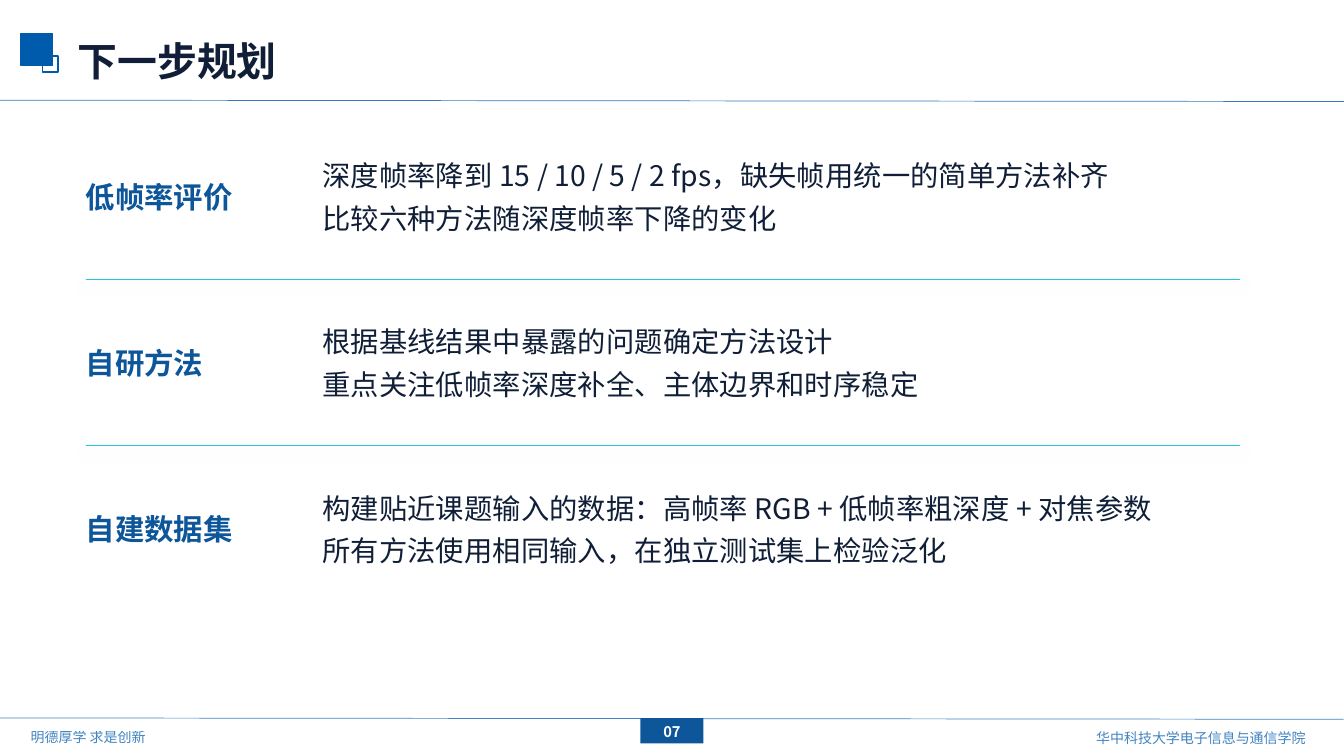
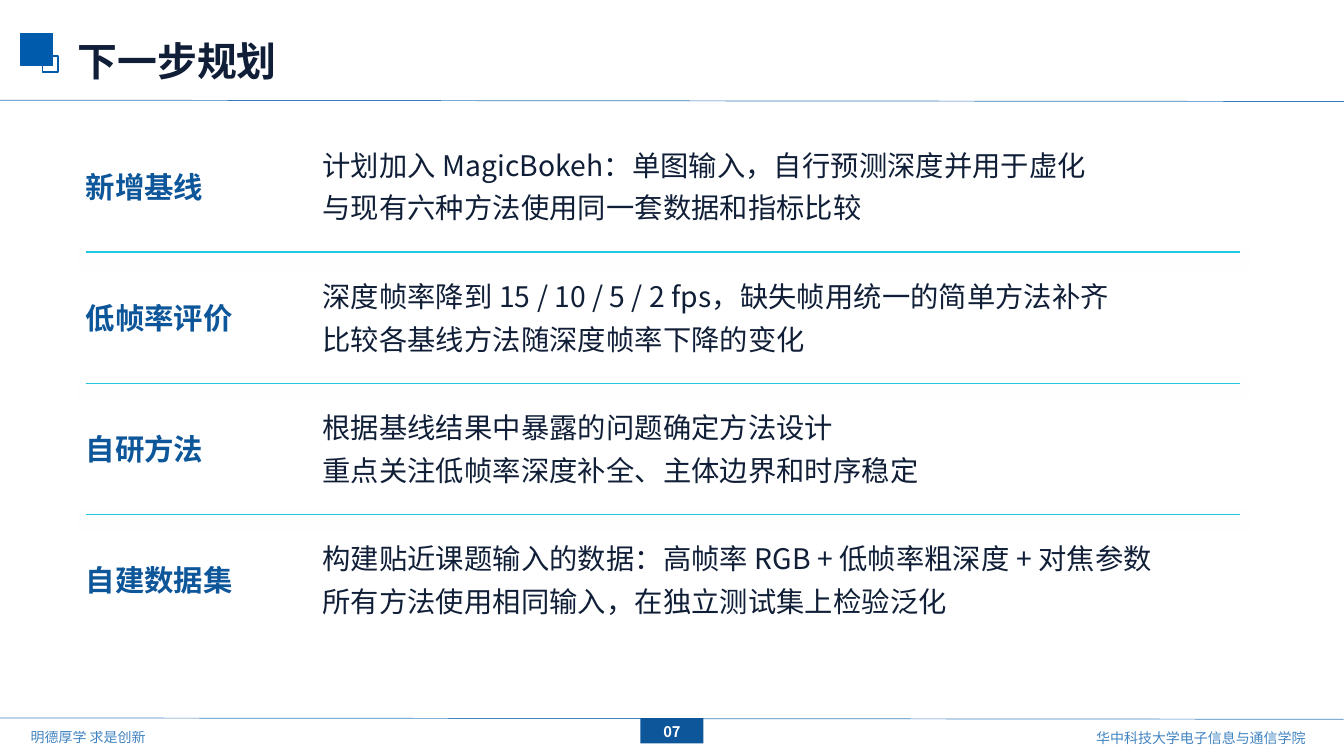
Before and after one commit to mengmcy1/OPPO-depth-guided-video-bokeh, a slide deck: slide 8 of 汇报/2026-09-30_基线方法复现结果/基线方法复现结果_0930.pptx. Drawn at 1344x756 pixels with LibreOffice and Linux fonts; fonts in the diff are those of the drawing; background and template pictures are left out. Boxes give left, top, right and bottom in pixels: in the first picture for what was removed or moved away, otherwise in the second. Text is boxed around its words. In the diff, an @@ line names an element or a change of style, - is before the commit and + after.

```diff
--- a/汇报/2026-09-30_基线方法复现结果/基线方法复现结果_0930.pptx
+++ b/汇报/2026-09-30_基线方法复现结果/基线方法复现结果_0930.pptx
@@ text added at (x1=86, y1=173, x2=204, y2=201), 21 pt, text #0D569A, bold @@
+新增基线
@@ text added at (x1=323, y1=152, x2=1086, y2=221), 20.2 pt, text #101F37 @@
+计划加入 MagicBokeh：单图输入，自行预测深度并用于虚化
+与现有六种方法使用同一套数据和指标比较
@@ text "低帧率评价" moved from (x1=86, y1=183, x2=233, y2=211) to (x1=86, y1=304, x2=233, y2=332) @@
@@ line moved from (86, 279) - (1240, 279) to (86, 252) - (1240, 252) @@
@@ text "深度帧率降到 15 / 10 / ..." moved from (x1=323, y1=162, x2=1109, y2=232) to (x1=323, y1=283, x2=1109, y2=353) @@
@@ text at (x1=323, y1=326, x2=805, y2=353): text changed @@
-比较六种方法随深度帧率下降的变化
+比较各基线方法随深度帧率下降的变化
@@ line moved from (86, 446) - (1240, 446) to (86, 383) - (1240, 383) @@
@@ text "自研方法" moved from (x1=86, y1=348, x2=204, y2=377) to (x1=86, y1=434, x2=204, y2=463) @@
@@ text "根据基线结果中暴露的问题确定方法设计" moved from (x1=323, y1=328, x2=919, y2=398) to (x1=323, y1=414, x2=919, y2=484) @@
@@ text "自建数据集" moved from (x1=86, y1=515, x2=233, y2=543) to (x1=86, y1=566, x2=233, y2=594) @@
@@ line added from (86, 514) to (1240, 514), #22C7E2 0.75 pt @@
@@ text "构建贴近课题输入的数据：高帧率 RGB + 低帧率粗深度 + ..." moved from (x1=323, y1=495, x2=1151, y2=564) to (x1=323, y1=545, x2=1151, y2=615) @@
```
Also in this commit, not shown: 1 other slide changed, 1 other file.
